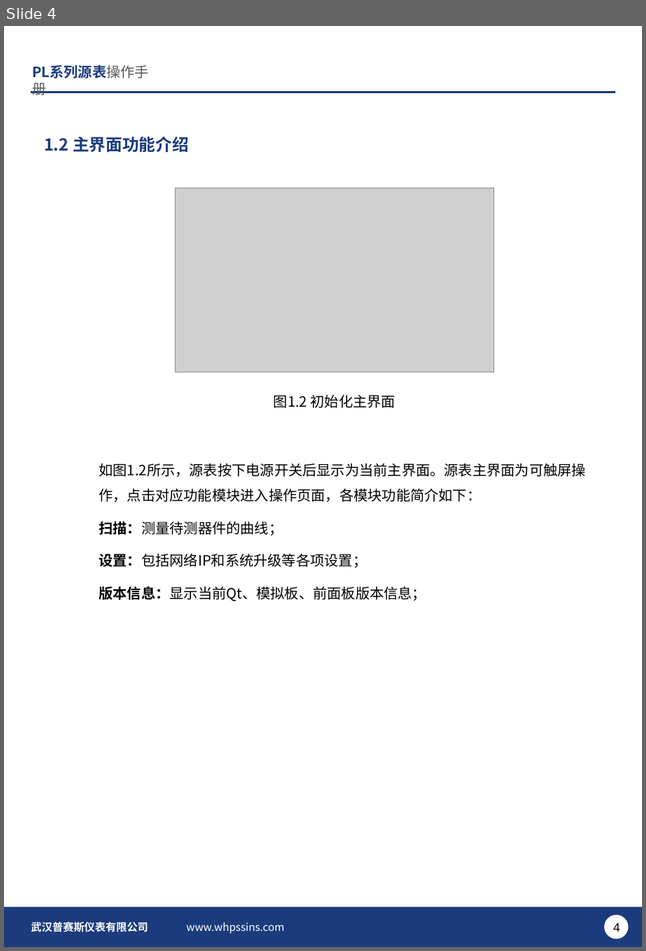
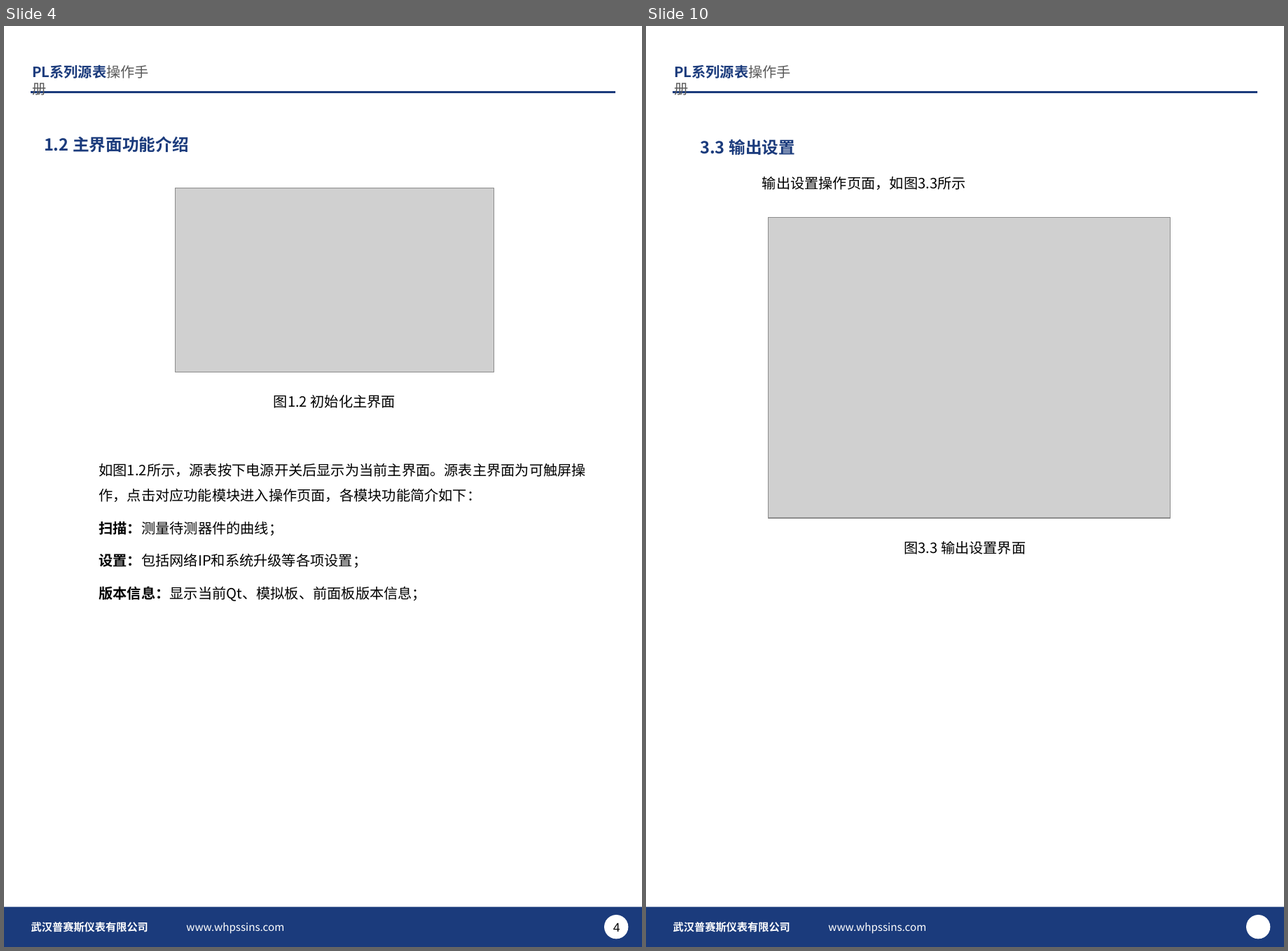
Before and after one commit to PathZW/Pss, a slide deck: 产品手册/PLx00/PL系列源表操作手册v1.0.1.pptx. Shown side by side, each under a label of ours: slide 4 before the commit, slides 4 and 10 after it; the slides between them are not shown. The pictures are 646x951 and 1288x951 pixels, drawn with LibreOffice and Linux fonts; fonts in the diff are those of the drawing; grey boxes stand for pictures; background and template pictures are left out. Boxes give left, top, right and bottom in pixels: in the first picture for what was removed or moved away, otherwise in the second. Text is boxed around its words. In the diff, an @@ line names an element or a change of style, - is before the commit and + after.

Commit message:
修改plx00操作手册；上传操作手册的pdf文档

```diff
--- a/产品手册/PLx00/PL系列源表操作手册v1.0.1.pptx
+++ b/产品手册/PLx00/PL系列源表操作手册v1.0.1.pptx
@@ slide 10 added at [646,26,1284,947], background #FFFFFF; not listed: 6 template elements that a slide beside it also shows @@
@@ text added at [700,139,795,155], 14 pt, text #1B3B7C, bold @@
+3.3 输出设置
@@ text added at [762,176,966,190], 12 pt, text #000000 @@
+输出设置操作页面，如图3.3所示
@@ picture added at [768,217,1170,518] @@
@@ text added at [904,541,1025,554], 12 pt, text #000000 @@
+图3.3 输出设置界面
```
Also in this commit, not shown: 5 slides changed, 4 other slides added, 1 slide removed, 1 other file.
